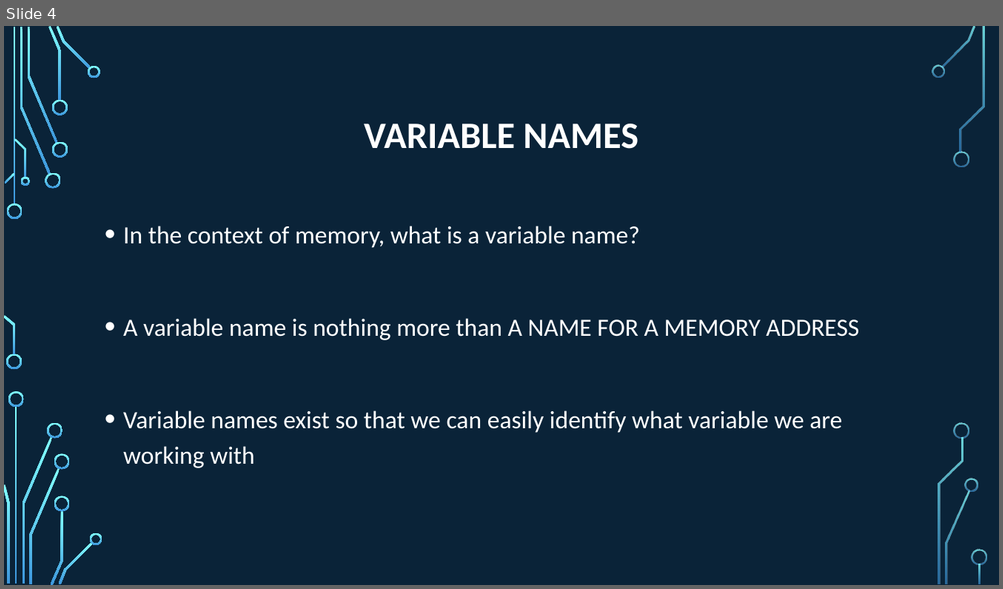
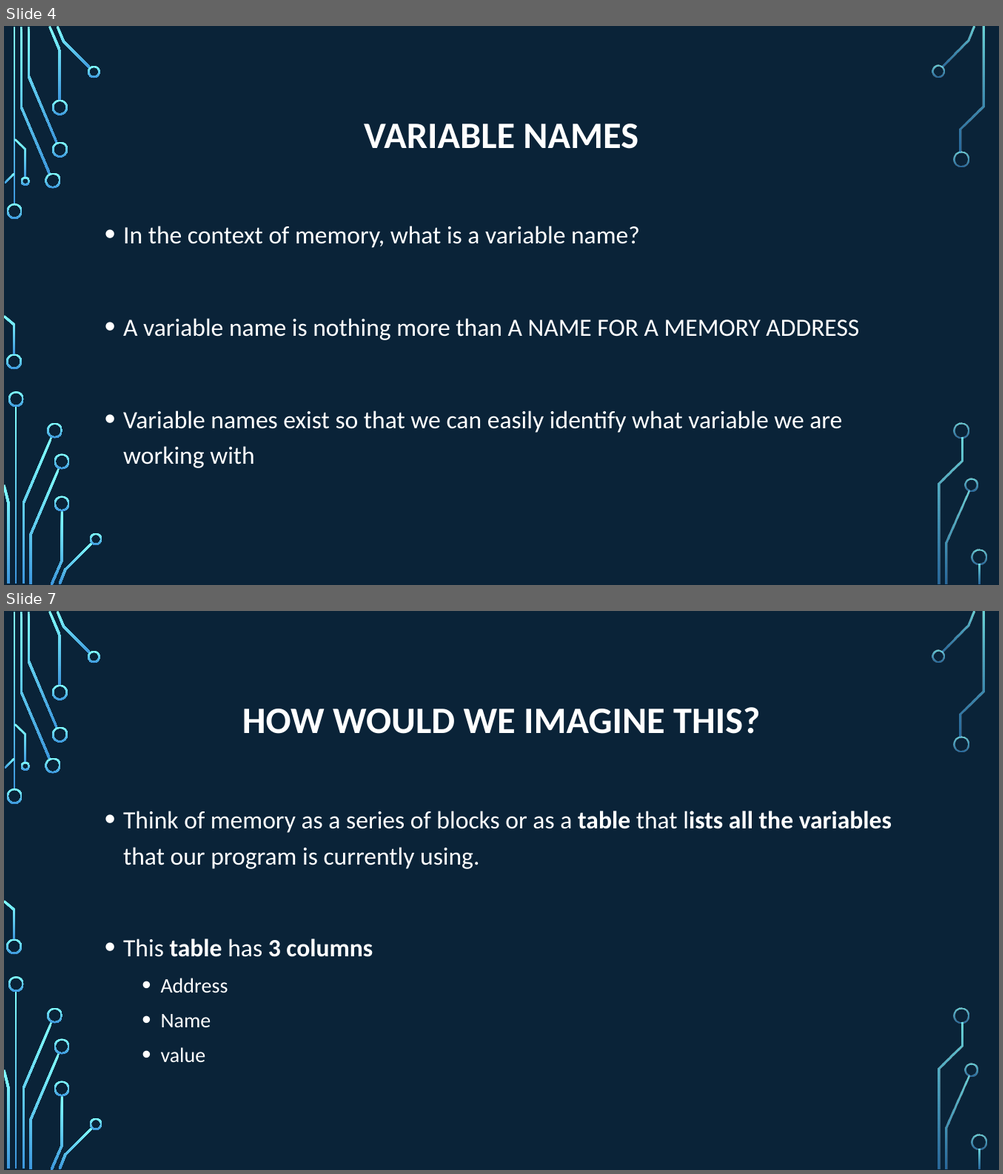
Before and after one commit to psypdt/ZIS_C-_Summer_Course_2019, a slide deck: Day_5/Day_5.pptx. Shown one above the other, each under a label of ours: slide 4 before the commit, slides 4 and 7 after it; the slides between them are not shown. The pictures are 1003x589 and 1003x1174 pixels, drawn with LibreOffice and Linux fonts; fonts in the diff are those of the drawing; background and template pictures are left out. Boxes give left, top, right and bottom in pixels: in the first picture for what was removed or moved away, otherwise in the second. Text is boxed around its words. In the diff, an @@ line names an element or a change of style, - is before the commit and + after.

```diff
--- a/Day_5/Day_5.pptx
+++ b/Day_5/Day_5.pptx
@@ slide 7 added at (4,611,999,1170), background picture (left out); not listed: 36 template elements that a slide beside it also shows @@
@@ title added at (242,707,760,734), 36 pt, text #FFFFFF, bold @@
+HOW WOULD WE IMAGINE THIS?
@@ text added at (123,811,891,1063), 24 pt, text #FFFFFF @@
+• Think of memory as a series of blocks or as a table that lists all the variables that our program is currently using.
+• This table has 3 columns
+  • Address
+  • Name
+  • value
```
Also in this commit, not shown: 2 slides changed, 23 other slides added, 1 slide removed, 1 other file.
